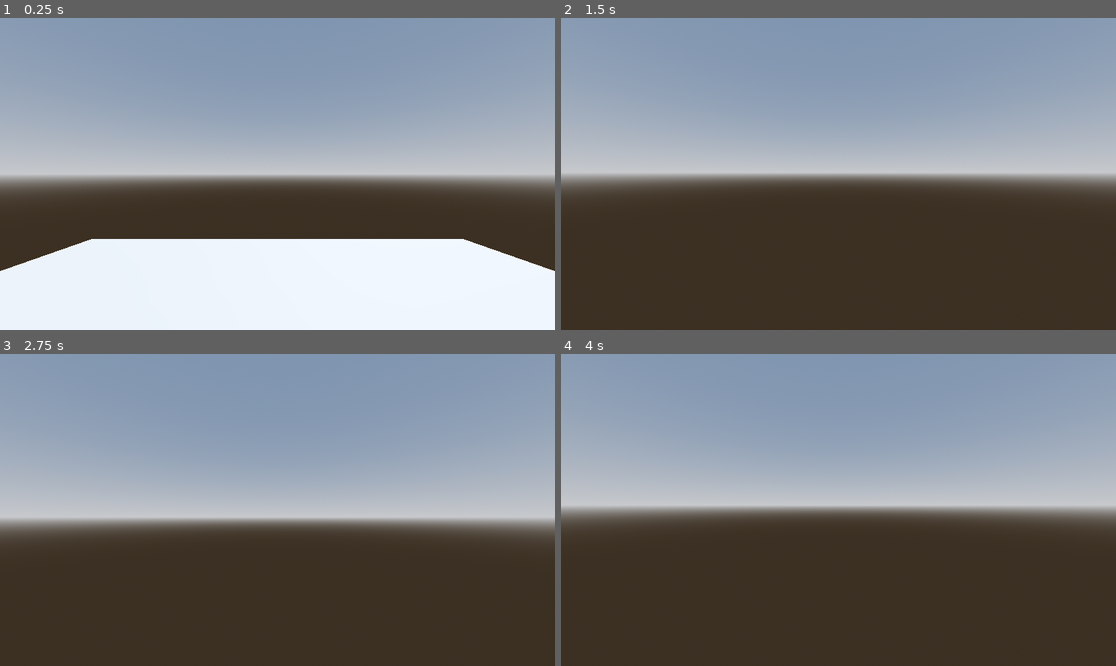
Above: before the commit, frames 1-4 (two rows, left to right).
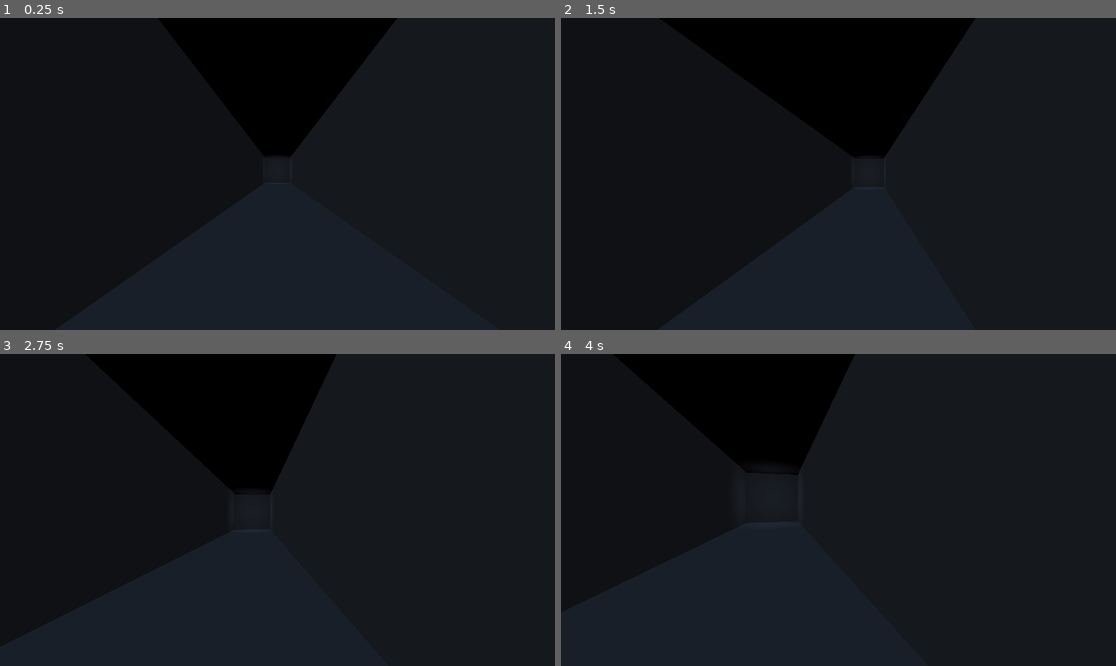
Above: after the commit, the same moments.

Repository: GriffinBaxter/No-Data-Provided
Game: Godot game, scene res://level.tscn
Two runs of this game, one before a commit and one after it. Both use one fixed random seed, a clock stepped at 60 frames per second and the inputs below. The project has no main scene, so this scene is started directly.
Inputs (mouse positions are in pixels of both pictures, inside the frame that each line leads up to):
- Up to frame 1 (0.25 s): no input
- Up to frame 2 (1.5 s): tap Enter at 0.5 s; move the mouse to (866, 174) at 0.52 s; hold W (forward) from 0.53 s (still down); tap Space (jump) at 0.77 s; move the mouse to (810, 174) at 1.27 s
- Up to frame 3 (2.75 s): keep holding W (forward); tap Space (jump) at 1.52 s; move the mouse to (288, 503) at 2.02 s
- Up to frame 4 (4 s): keep holding W (forward); move the mouse to (832, 516) at 2.77 s; tap Space (jump) at 3.02, 3.77 s; move the mouse to (877, 513) at 3.52 s

The runs differ from the first frame. In frame 1, 100% of the frame differs, in the area x 0-100%, y 0-100%; in frame 2, 100%; in frame 3, 100%; in frame 4, 100%.

Commit message:
Create hallway with light at end

Diff:
--- /dev/null
+++ b/Materials/dark.tres
@@ -0,0 +1,8 @@
+[gd_resource type="StandardMaterial3D" format=3 uid="uid://d35dbj777xdx3"]
+
+[resource]
+albedo_color = Color(0.176471, 0.176471, 0.176471, 1)
+anisotropy = 1.0
+ao_light_affect = 1.0
+heightmap_scale = 16.0
+subsurf_scatter_strength = 0.7
--- a/level.tscn
+++ b/level.tscn
@@ -1,6 +1,7 @@
-[gd_scene load_steps=7 format=3 uid="uid://b387ywruadsvn"]
+[gd_scene load_steps=9 format=3 uid="uid://b387ywruadsvn"]
 
 [ext_resource type="Script" path="res://Scripts/Player.gd" id="1_2b40y"]
+[ext_resource type="Material" uid="uid://d35dbj777xdx3" path="res://Materials/dark.tres" id="2_10e20"]
 
 [sub_resource type="ProceduralSkyMaterial" id="ProceduralSkyMaterial_vuur2"]
 sky_horizon_color = Color(0.64625, 0.65575, 0.67075, 1)
@@ -19,6 +20,8 @@
 
 [sub_resource type="CapsuleShape3D" id="CapsuleShape3D_8ocoo"]
 
+[sub_resource type="PlaneMesh" id="PlaneMesh_lcjhv"]
+
 [node name="Node3D" type="Node3D"]
 
 [node name="WorldEnvironment" type="WorldEnvironment" parent="."]
@@ -26,11 +29,8 @@
 
 [node name="DirectionalLight3D" type="DirectionalLight3D" parent="."]
 transform = Transform3D(-0.866025, -0.433013, 0.25, 0, 0.5, 0.866025, -0.5, 0.75, -0.433013, 0, 0, 0)
+visible = false
 shadow_enabled = true
-
-[node name="CSGBox3D" type="CSGBox3D" parent="."]
-use_collision = true
-size = Vector3(10, 0.001, 10)
 
 [node name="Player" type="CharacterBody3D" parent="."]
 transform = Transform3D(1, 0, 0, 0, 1, 0, 0, 0, 1, 0, 1, 0)
@@ -48,3 +48,46 @@
 
 [node name="Camera3D" type="Camera3D" parent="Player/Head"]
 fov = 80.0
+
+[node name="Hallway" type="Node3D" parent="."]
+transform = Transform3D(1, 0, 0, 0, 1, 0, 0, 0, 1, 0, 0, -17.5)
+
+[node name="Floor" type="CSGMesh3D" parent="Hallway"]
+transform = Transform3D(2.5, 0, 0, 0, 1, 0, 0, 0, 20, 0, 0, 0)
+use_collision = true
+mesh = SubResource("PlaneMesh_lcjhv")
+material = ExtResource("2_10e20")
+
+[node name="Ceiling" type="CSGMesh3D" parent="Hallway"]
+transform = Transform3D(-2.5, 8.74228e-08, 0, -2.18557e-07, -1, 0, 0, 0, 20, 0, 5, 0)
+use_collision = true
+mesh = SubResource("PlaneMesh_lcjhv")
+material = ExtResource("2_10e20")
+
+[node name="Left Wall" type="CSGMesh3D" parent="Hallway"]
+transform = Transform3D(-1.09278e-07, 1, 0, -2.5, -4.37114e-08, 0, 0, 0, 20, -2.5, 2.5, 0)
+use_collision = true
+mesh = SubResource("PlaneMesh_lcjhv")
+material = ExtResource("2_10e20")
+
+[node name="Right Wall" type="CSGMesh3D" parent="Hallway"]
+transform = Transform3D(-1.09278e-07, -1, 0, 2.5, -4.37114e-08, 0, 0, 0, 20, 2.5, 2.5, 0)
+use_collision = true
+mesh = SubResource("PlaneMesh_lcjhv")
+material = ExtResource("2_10e20")
+
+[node name="Back" type="CSGMesh3D" parent="Hallway"]
+transform = Transform3D(2.5, 0, 0, 0, -4.37114e-08, 2.5, 0, -1, -1.09278e-07, 0, 2.5, 20)
+use_collision = true
+mesh = SubResource("PlaneMesh_lcjhv")
+material = ExtResource("2_10e20")
+
+[node name="Front" type="CSGMesh3D" parent="Hallway"]
+transform = Transform3D(2.5, 0, 0, 0, -4.37114e-08, -2.5, 0, 1, -1.09278e-07, 0, 2.5, -20)
+use_collision = true
+mesh = SubResource("PlaneMesh_lcjhv")
+material = ExtResource("2_10e20")
+
+[node name="OmniLight3D" type="OmniLight3D" parent="."]
+transform = Transform3D(1, 0, 0, 0, 1, 0, 0, 0, 1, 0, 2.5, -35)
+light_color = Color(0.513726, 0.588235, 0.713726, 1)
